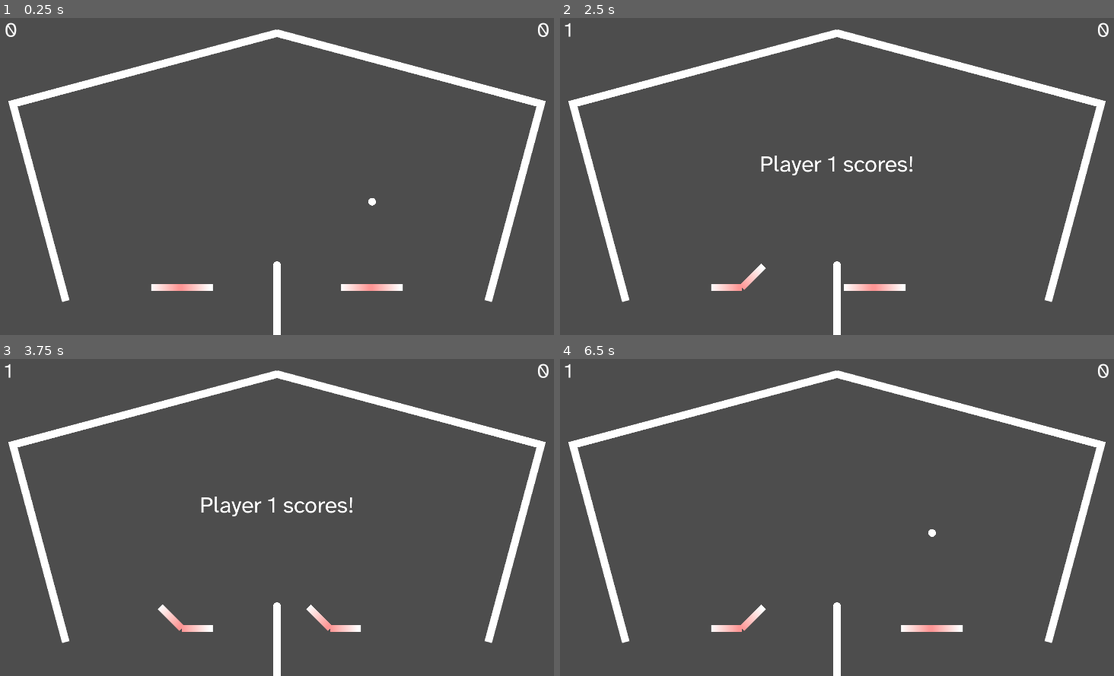
Above: before the commit, frames 1-4 (two rows, left to right).
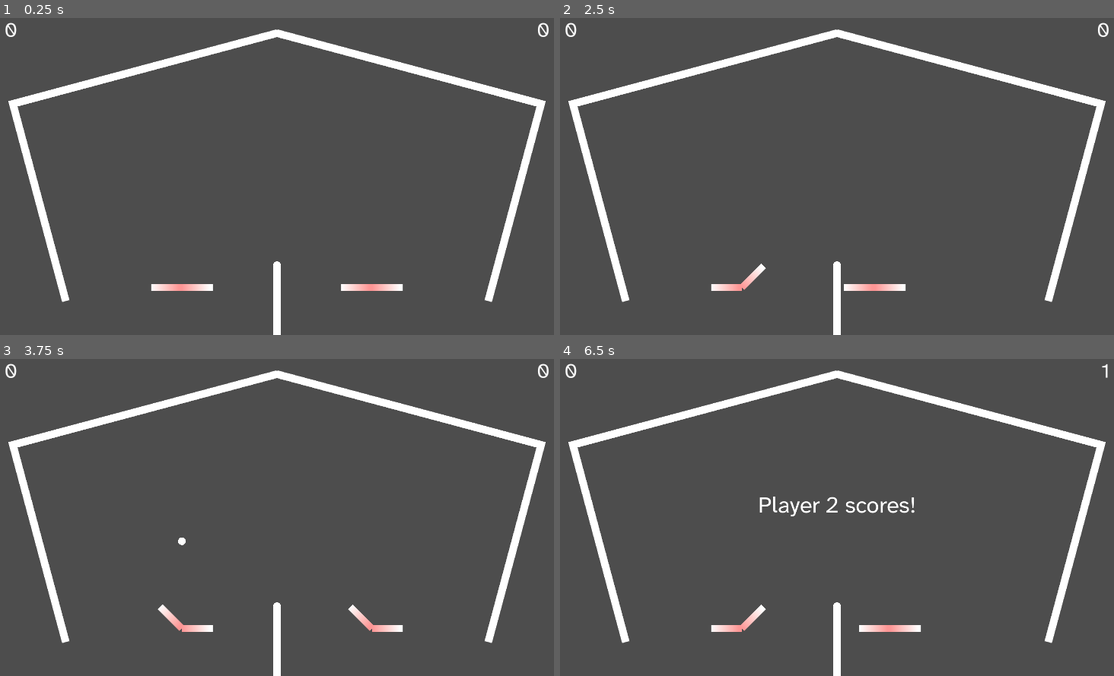
Above: after the commit, the same moments.

Repository: Skelothan/PinballPongReponged
Game: Godot game, scene res://Scenes/PinballPongArena.tscn
The game is run twice, just before and just after one commit, with the same random seed, the same clock (stepped at 60 frames per second) and the same inputs.
Inputs:
- Up to frame 1 (0.25 s): no input
- Up to frame 2 (2.5 s): hold G (p1_flip_right) 0.53-1.28 s; hold , (p2_flip_left) 0.53-1.28 s; tap Enter at 1.25 s; hold F (p1_flip_left) 1.28-2.03 s; tap . (p2_flip_right) at 1.35 s; hold G (p1_flip_right) from 2.03 s (still down); hold Left (p2_move_left) from 2.03 s (still down)
- Up to frame 3 (3.75 s): tap Escape (reset, bound only after the commit) at 2.75, 3.5 s; release Left (p2_move_left) at 2.78 s; tap Right (p2_move_right) at 2.85 s; release G (p1_flip_right) at 3.53 s; hold F (p1_flip_left) from 3.53 s (still down); hold , (p2_flip_left) from 3.53 s (still down)
- Up to frame 4 (6.5 s): tap Escape (reset, bound only after the commit) at 4.15 s; release , (p2_flip_left) at 4.28 s; tap . (p2_flip_right) at 4.35 s; hold Left (p2_move_left) 5.03-5.78 s; release F (p1_flip_left) at 5.78 s; hold G (p1_flip_right) from 5.78 s (still down); tap Right (p2_move_right) at 5.85 s

The runs differ from the first frame. In frame 1, less than 0.1% of the frame differs, in the area x 66-68%, y 56-60%; in frame 2, 0.5%; in frame 3, 1.0%, in the area x 0-73%, y 1-87%; in frame 4, 1.0%.

Commit message:
feat: reset button

Diff:
--- a/Scenes/PinballPongArena.tscn
+++ b/Scenes/PinballPongArena.tscn
@@ -76,7 +76,7 @@
 texture = ExtResource("4_1phrr")
 
 [node name="Ball" parent="." groups=["Ball"] instance=ExtResource("5_kogr8")]
-position = Vector2(250, -4)
+position = Vector2(250, 2004)
 
 [node name="Walls" type="Node2D" parent="."]
 position = Vector2(0, 200)
--- a/Scripts/game_manager.gd
+++ b/Scripts/game_manager.gd
@@ -6,6 +6,11 @@
 var p2_score = 0
 @export var points_to_win = 10
 @export var reset_round_delay = 4
+
+
+func _input(event):
+	if event.is_action_pressed("reset"):
+		reset_game()
 
 
 func _ready():
--- a/project.godot
+++ b/project.godot
@@ -85,6 +85,11 @@
 , Object(InputEventJoypadButton,"resource_local_to_scene":false,"resource_name":"","device":1,"button_index":10,"pressure":0.0,"pressed":false,"script":null)
 ]
 }
+reset={
+"deadzone": 0.2,
+"events": [Object(InputEventKey,"resource_local_to_scene":false,"resource_name":"","device":0,"window_id":0,"alt_pressed":false,"shift_pressed":false,"ctrl_pressed":false,"meta_pressed":false,"pressed":false,"keycode":0,"physical_keycode":4194305,"key_label":0,"unicode":0,"location":0,"echo":false,"script":null)
+]
+}
 
 [rendering]
 
